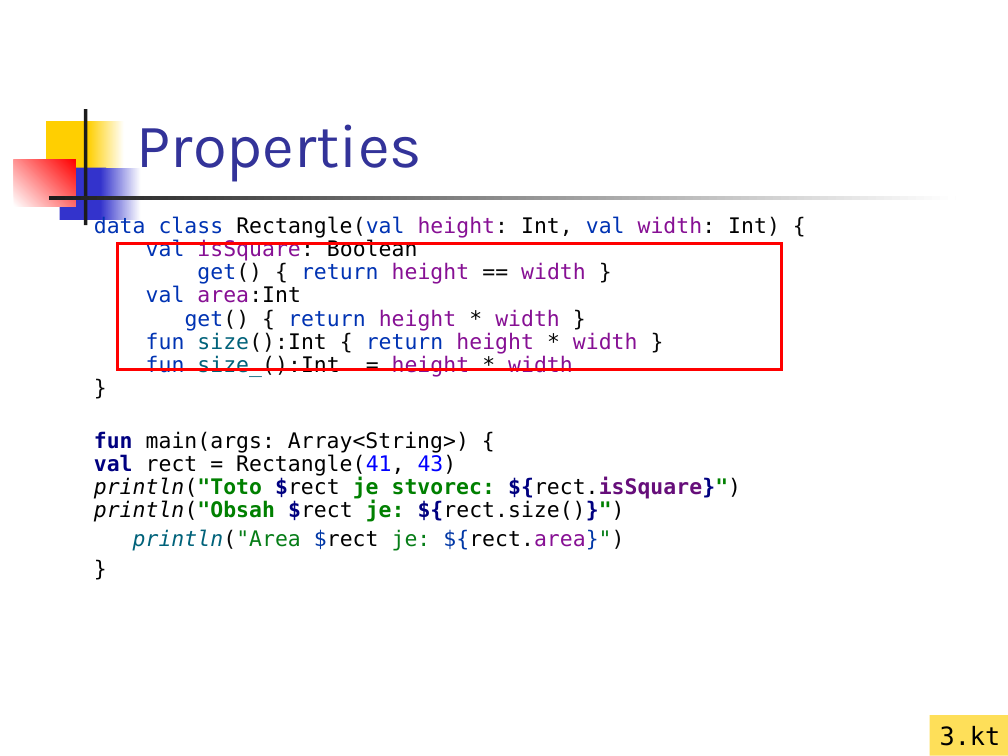
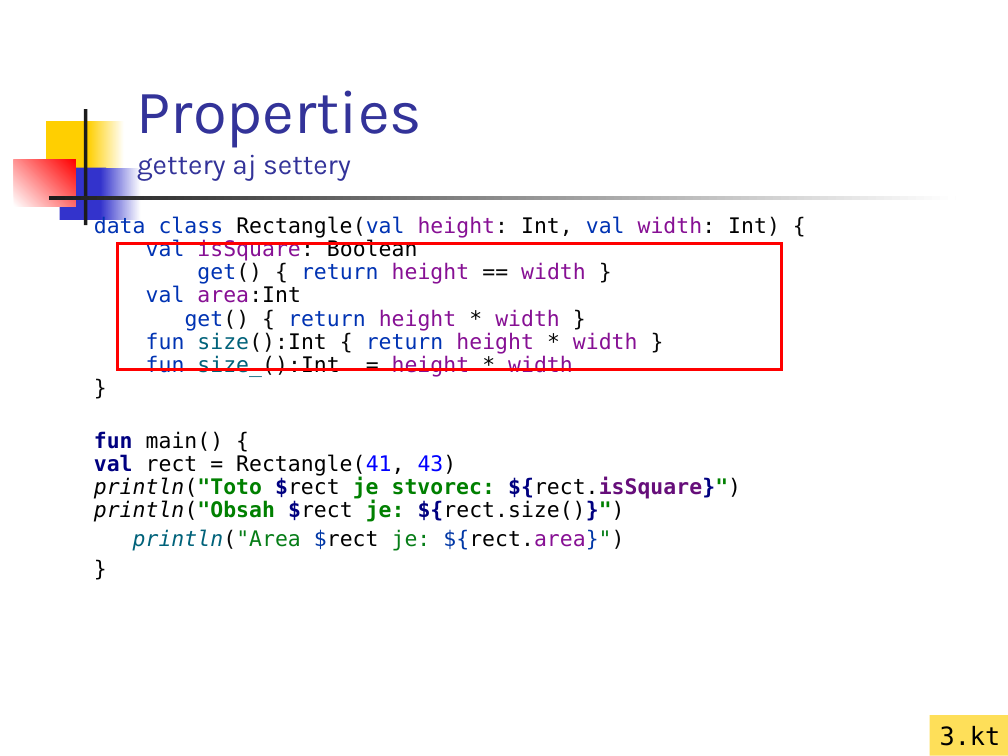
Before and after one commit to vmandro/Prednasky, a slide deck: slide 5 of 02/02_Kotlin.ppt. Drawn at 1008x756 pixels with LibreOffice and Linux fonts; fonts in the diff are those of the drawing. Boxes give left, top, right and bottom in pixels: in the first picture for what was removed or moved away, otherwise in the second. Text is boxed around its words. In the diff, an @@ line names an element or a change of style, - is before the commit and + after.

```diff
--- a/02/02_Kotlin.ppt
+++ b/02/02_Kotlin.ppt
@@ title at <box>137,90,422,181</box>: text changed; size 44 to 20 pt @@
-Properties
+Properties
+gettery aj settery
@@ text at <box>94,431,741,522</box>: text changed @@
-fun main(args: Array<String>) {
-val rect = Rectangle(41, 43)
-println("Toto $rect je stvorec: ${rect.isSquare}")
-println("Obsah $rect je: ${rect.size()}")
+fun main() {
+val rect = Rectangle(41, 43)
+println("Toto $rect je stvorec: ${rect.isSquare}")
+println("Obsah $rect je: ${rect.size()}")
```
Also in this commit, not shown: 2 other slides changed, 2 slides removed, 4 other files.
